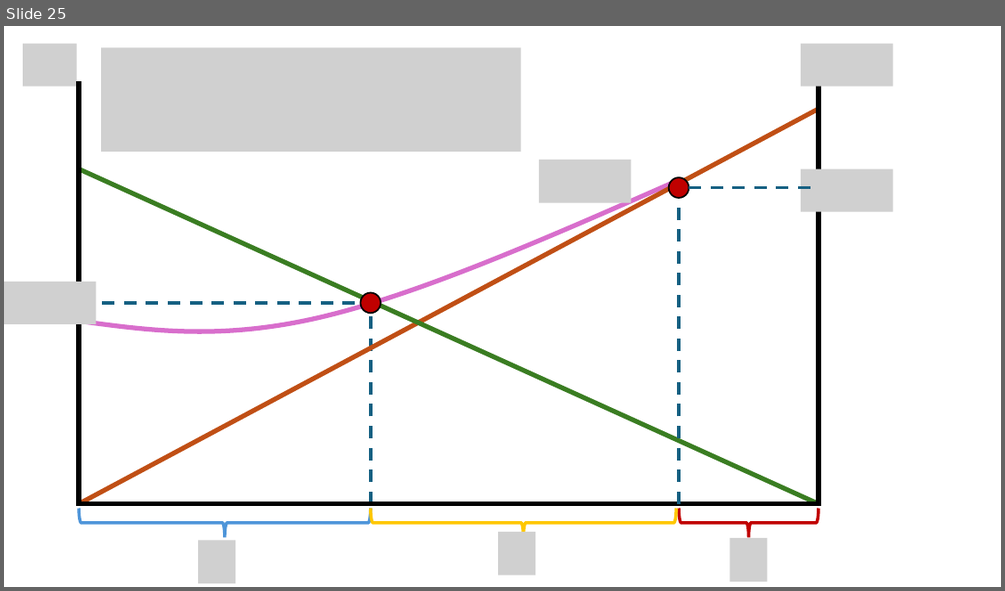
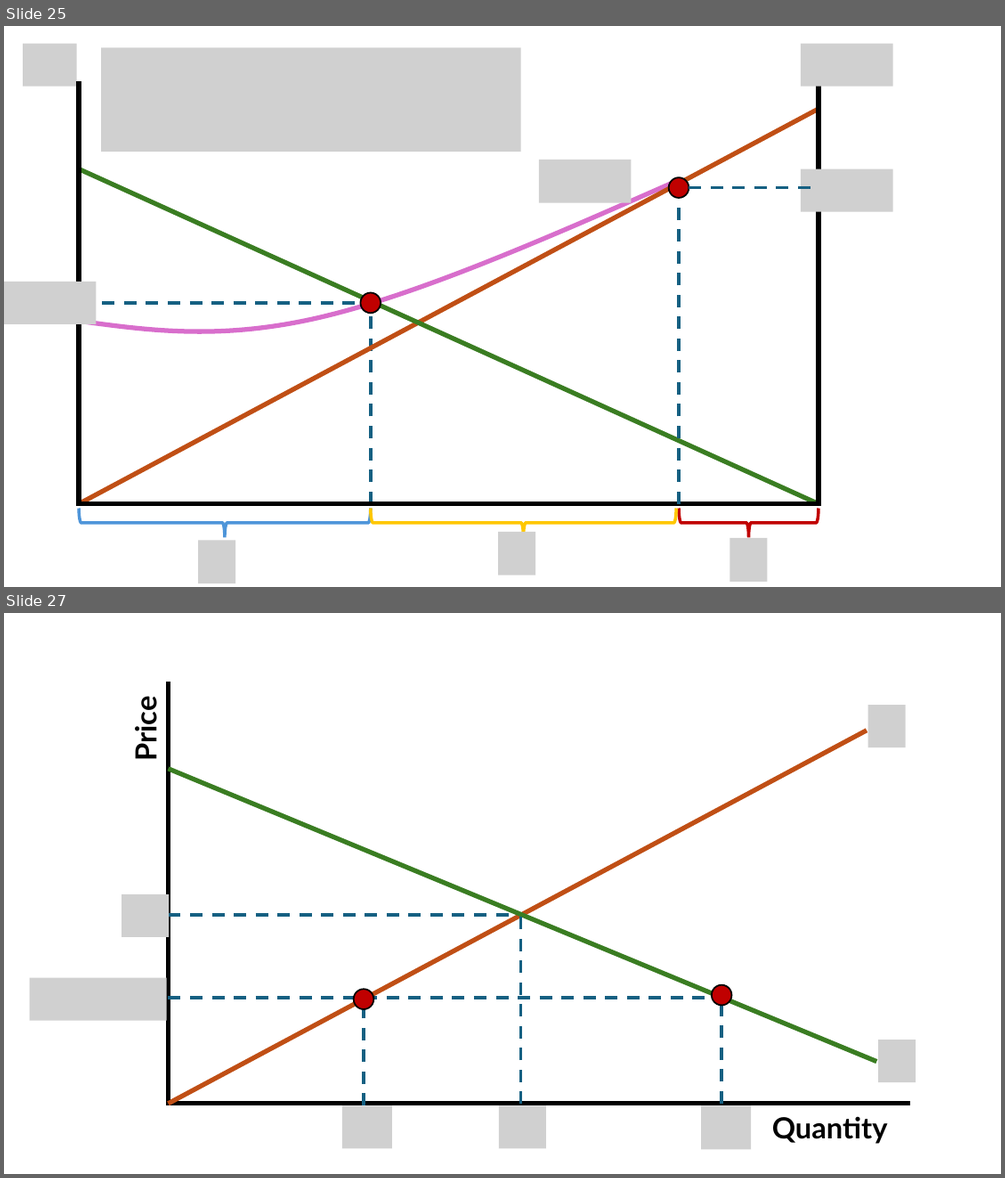
Before and after one commit to jrojas1003/EC-390-Development-Econ, a slide deck: Lectures/graph-maker-pp.pptx. Shown one above the other, each under a label of ours: slide 25 before the commit, slides 25 and 27 after it; the slides between them are not shown. The pictures are 1005x591 and 1005x1178 pixels, drawn with LibreOffice and Linux fonts; fonts in the diff are those of the drawing; grey boxes stand for pictures. Boxes give left, top, right and bottom in pixels: in the first picture for what was removed or moved away, otherwise in the second. Text is boxed around its words. In the diff, an @@ line names an element or a change of style, - is before the commit and + after.

```diff
--- a/Lectures/graph-maker-pp.pptx
+++ b/Lectures/graph-maker-pp.pptx
@@ slide 27 added at [4,613,1001,1174], background #FFFFFF @@
@@ line added from (169, 681) to (169, 1106), #000000 4.5 pt @@
@@ text added at [128,702,162,759], 28 pt, text #000000, bold @@
+Price
@@ picture added at [867,705,905,747] @@
@@ line added from (867, 730) to (169, 1103), #C04F15 4.5 pt @@
@@ line added from (169, 769) to (877, 1062), #3B7D23 4.5 pt @@
@@ picture added at [121,894,169,937] @@
@@ line added from (169, 915) to (517, 915), #156082 3 pt dashed @@
@@ line added from (521, 1103) to (521, 915), #156082 3 pt dashed @@
@@ picture added at [30,978,166,1021] @@
@@ ellipse added at [712,985,732,1005], fill #C00000, outline #000000 1.5 pt @@
@@ line added from (169, 997) to (722, 997), #156082 3 pt dashed @@
@@ ellipse added at [354,989,374,1009], fill #C00000, outline #000000 1.5 pt @@
@@ line added from (364, 1106) to (364, 997), #156082 3 pt dashed @@
@@ line added from (722, 1103) to (722, 995), #156082 3 pt dashed @@
@@ picture added at [878,1039,915,1082] @@
@@ line added from (910, 1103) to (167, 1103), #000000 4.5 pt @@
@@ picture added at [342,1106,392,1149] @@
@@ picture added at [499,1106,546,1149] @@
@@ picture added at [701,1106,751,1149] @@
@@ text added at [772,1116,888,1143], 28 pt, text #000000, bold @@
+Quantity
```
Also in this commit, not shown: 2 other slides added.
